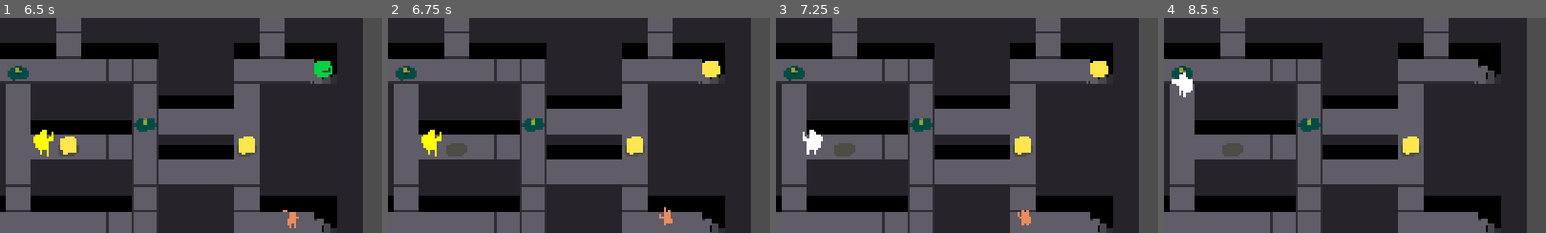
Above: before the commit, frames 1-4 (left to right).
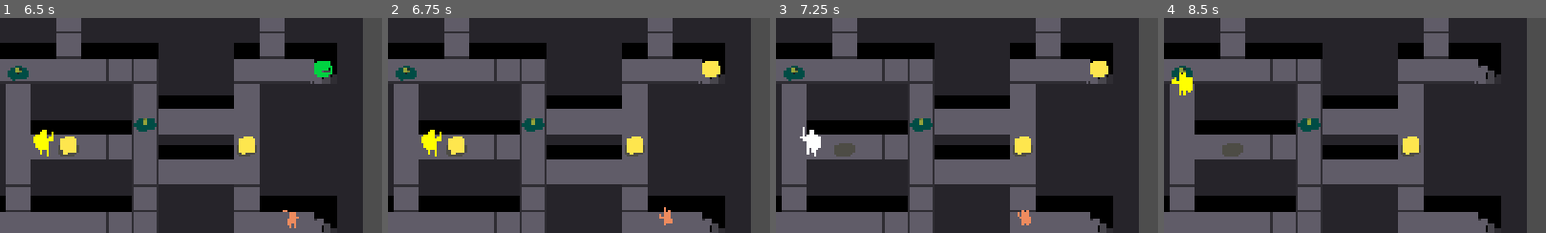
Above: after the commit, the same moments.

Repository: NunoDasNeves/igc-jam-godot-template
Game: Godot game, scene res://main.tscn
The game is run twice, just before and just after one commit, with the same random seed, the same clock (stepped at 60 frames per second) and the same inputs.
Inputs:
- Up to frame 1 (6.5 s): tap Enter at 0.5 s; hold D (Right) 0.53-1.28 s; tap Z (Attack) at 0.6, 2.85, 5.85 s; hold S (Down) 1.28-2.03 s; tap X (Interact) at 1.35, 3.6 s; hold D (Right) 2.03-2.78 s; hold K 2.03-2.78 s; hold W (Up) 2.78-3.53 s; hold A (Left) 3.53-5 s; tap Escape at 4.15 s; tap K at 4.35 s; click "Resume" at 5 s; hold S (Down) from 5.78 s (still down)
- Up to frame 2 (6.75 s): release S (Down) at 6.53 s; hold D (Right) from 6.53 s (still down); tap X (Interact) at 6.6 s
- Up to frame 3 (7.25 s): keep holding D (Right)
- Up to frame 4 (8.5 s): release D (Right) at 7.28 s; hold W (Up) 7.28-8.03 s; hold K 7.28-8.03 s; hold D (Right) from 8.03 s (still down); tap Z (Attack) at 8.1 s
The pictures show only the part of the screen within x 19-69%, y 20-70%; the shares and areas given below are measured in that part.

Frame 1 is identical in both runs. In frame 2, 0.3% of the frame differs, in the area x 15-20%, y 55-64%; in frame 3, less than 0.1%; in frame 4, 0.4%, in the area x 2-8%, y 25-37%.

Commit message:
hero turns hostile after trying to collect Mimic

Diff:
--- a/entities/hero/hero_class.gd
+++ b/entities/hero/hero_class.gd
@@ -57,9 +57,14 @@
 				return
 			hero_poly.self_modulate = Color.YELLOW
 			anim_tween = get_tree().create_tween()
-			anim_tween.tween_interval(0.5)
-			anim_tween.tween_callback(func (): collect_target.collect())
-			anim_tween.tween_interval(0.5)
+			anim_tween.tween_interval(0.7)
+			anim_tween.tween_callback(func ():
+				collect_target.collect()
+				if collect_target is Mimic:
+					set_state(State.NONE)
+					ai_seek_target = collect_target
+			)
+			anim_tween.tween_interval(0.3)
 			anim_tween.tween_callback(func (): hero_poly.self_modulate = Color.WHITE)
 			state_tween = get_tree().create_tween()
 			state_tween.tween_callback(func (): set_state(State.NONE))
--- a/entities/mimic/mimic_class.gd
+++ b/entities/mimic/mimic_class.gd
@@ -96,7 +96,7 @@
 	set_state(State.ATTACK)
 
 func collect():
-	pass
+	set_state(State.NONE)
 
 func hit(hitbox: Hitbox) -> void:
 	# TODO?
